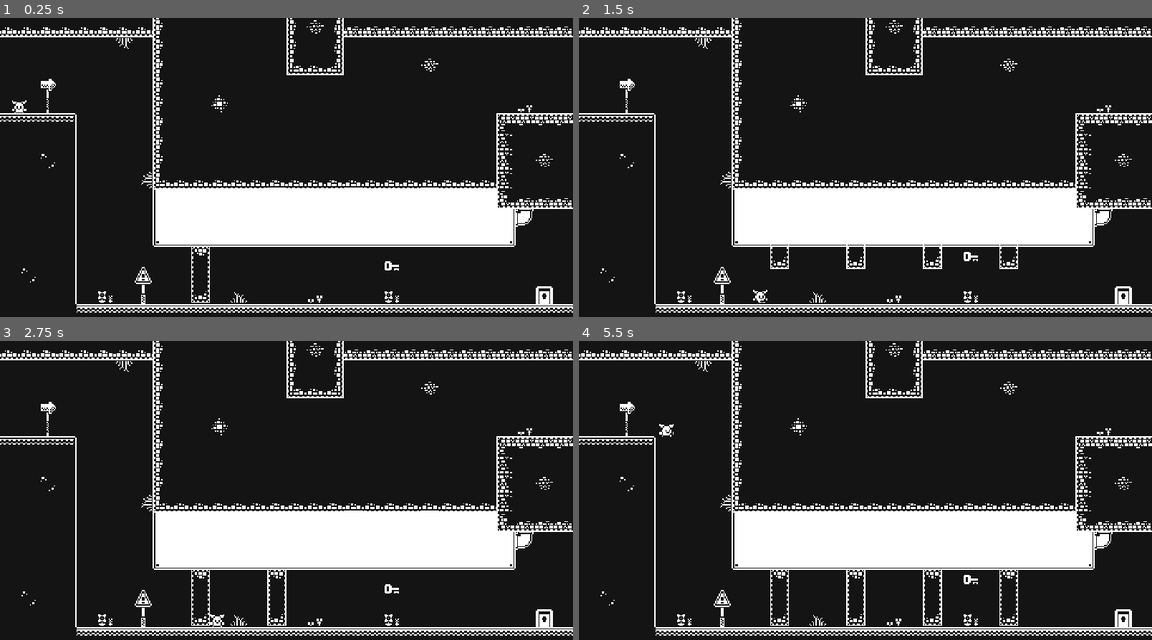
Above: before the commit, frames 1-4 (two rows, left to right).
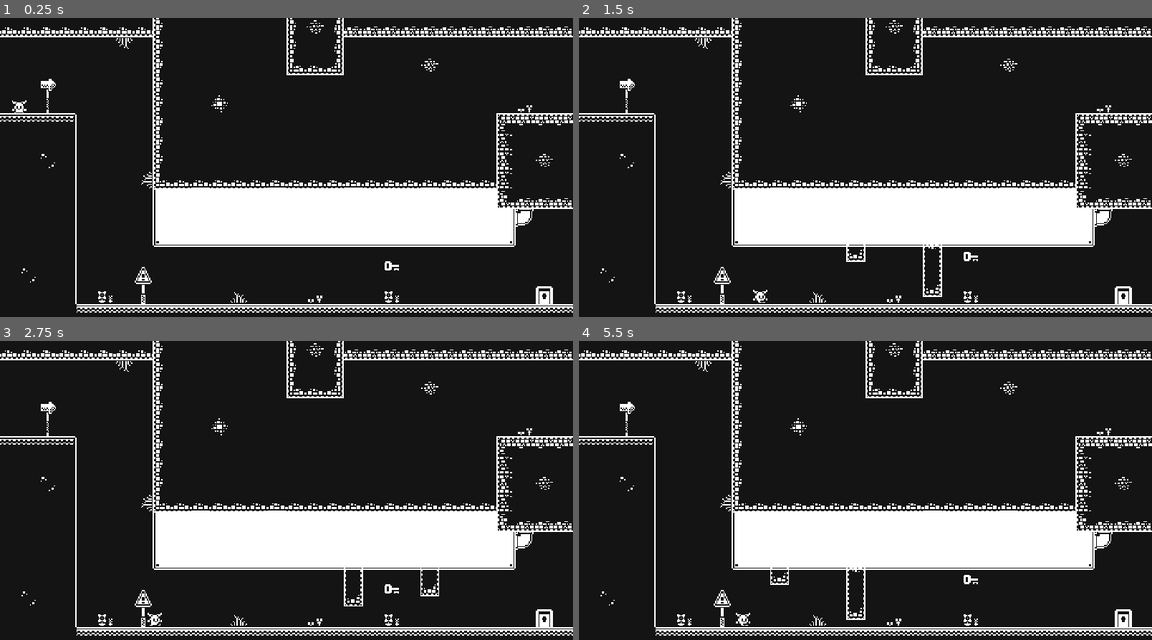
Above: after the commit, the same moments.

Repository: dewald-els/Another-Platformer-in-Godot
Game: Godot game, scene res://scenes/level/levels/006/level_006.tscn
Two runs of this game, one before a commit and one after it. Both use one fixed random seed, a clock stepped at 60 frames per second and the inputs below. This scene is started directly instead of the project's main scene.
Inputs:
- Up to frame 1 (0.25 s): no input
- Up to frame 2 (1.5 s): tap Enter (confirm) at 0.5, 1.35 s; hold Enter (confirm) 0.53-1.28 s; hold D (move_right) from 0.53 s (still down); tap Space (jump) at 0.77 s
- Up to frame 3 (2.75 s): tap Space (jump) at 1.52 s; release D (move_right) at 2.03 s; hold A (move_left) from 2.03 s (still down); hold Enter (confirm) from 2.03 s (still down)
- Up to frame 4 (5.5 s): release A (move_left) at 2.78 s; release Enter (confirm) at 2.78 s; hold D (move_right) 2.78-4.28 s; tap Enter (confirm) at 2.85, 4.35 s; tap Space (jump) at 3.02, 3.77, 4.52 s; hold Enter (confirm) 3.53-4.28 s; hold A (move_left) 4.28-5.03 s; hold D (move_right) from 5.03 s (still down); hold Enter (confirm) from 5.03 s (still down)

The runs differ from the first frame. In frame 1, 0.2% of the frame differs, in the area x 33-37%, y 56-96%; in frame 2, 0.4%; in frame 3, 0.7%; in frame 4, 0.8%, in the area x 14-77%, y 27-96%.

Commit message:
feat :Column groups with patterns

Diff:
--- a/another_platformer_source/another-platformer/scenes/level/levels/006/level_006.tscn
+++ b/another_platformer_source/another-platformer/scenes/level/levels/006/level_006.tscn
@@ -1,8 +1,9 @@
-[gd_scene load_steps=4 format=4 uid="uid://sytw1jeflcnx"]
+[gd_scene load_steps=5 format=4 uid="uid://sytw1jeflcnx"]
 
 [ext_resource type="PackedScene" uid="uid://chms2w2ome023" path="res://scenes/level/base_level.tscn" id="1_ffkom"]
 [ext_resource type="Script" path="res://scenes/level/levels/006/level_006.gd" id="2_ev516"]
 [ext_resource type="PackedScene" uid="uid://c1oie8mhxh2n" path="res://scenes/slamming_column/slamming_column.tscn" id="3_5o7lw"]
+[ext_resource type="PackedScene" uid="uid://bmr48hdgnr116" path="res://scenes/slamming_column/slamming_column_group.tscn" id="3_m34hr"]
 
 [node name="Level_006" instance=ExtResource("1_ffkom")]
 script = ExtResource("2_ev516")
@@ -19,29 +20,19 @@
 [node name="Player" parent="." index="4"]
 position = Vector2(16, 80)
 
-[node name="SlammingColumn" parent="Hazards" index="0" instance=ExtResource("3_5o7lw")]
+[node name="SlammingColumnGroup" parent="Hazards" index="0" instance=ExtResource("3_m34hr")]
+withdraw_duration = 0.4
+withdraw_delay = 0.5
+slam_pattern = "OnSlam"
+
+[node name="SlammingColumn" parent="Hazards/SlammingColumnGroup" index="1" instance=ExtResource("3_5o7lw")]
 position = Vector2(176, 190)
-withdraw_duration = 1.0
-withdraw_delay = 1.25
-slam_speed = 0.275
 
-[node name="SlammingColumn2" parent="Hazards" index="1" instance=ExtResource("3_5o7lw")]
+[node name="SlammingColumn2" parent="Hazards/SlammingColumnGroup" index="2" instance=ExtResource("3_5o7lw")]
 position = Vector2(240, 190)
-start_delay = 0.25
-withdraw_duration = 1.0
-withdraw_delay = 1.0
-slam_speed = 0.275
 
-[node name="SlammingColumn3" parent="Hazards" index="2" instance=ExtResource("3_5o7lw")]
+[node name="SlammingColumn3" parent="Hazards/SlammingColumnGroup" index="3" instance=ExtResource("3_5o7lw")]
 position = Vector2(304, 190)
-start_delay = 0.5
-withdraw_duration = 1.0
-withdraw_delay = 0.75
-slam_speed = 0.275
 
-[node name="SlammingColumn4" parent="Hazards" index="3" instance=ExtResource("3_5o7lw")]
+[node name="SlammingColumn4" parent="Hazards/SlammingColumnGroup" index="4" instance=ExtResource("3_5o7lw")]
 position = Vector2(368, 190)
-start_delay = 0.75
-withdraw_duration = 1.0
-withdraw_delay = 0.5
-slam_speed = 0.275
--- a/another_platformer_source/another-platformer/scenes/slamming_column/slamming_column.gd
+++ b/another_platformer_source/another-platformer/scenes/slamming_column/slamming_column.gd
@@ -1,54 +1,51 @@
 class_name SlammingColumn
 extends StaticBody2D
 
-@onready var delay_timer: Timer = %DelayTimer
-@onready var withdraw_delay_timer: Timer = %WithdrawDelayTimer
+signal withdraw_complete
+signal slam_complete
+
 @onready var damage_area_collision: CollisionShape2D = %DamageAreaCollision
-
 
 const COLUMN_HEIGHT: int = 49 # + 1 Pixel for hiding behind Platforms
 
-@export var start_delay: float = 0.01
-@export var withdraw_duration: float = 4.0
-@export var withdraw_delay: float = 0.01
-@export var slam_speed: float = 0.25
+var is_withdrawing: bool = false
+var withdraw_duration: float = 4.0
+var slam_speed: float = 0.25
+
 @export_enum("UP", "DOWN") var direction = "DOWN"
 
 var start_position: Vector2 = Vector2.ZERO
 
-# Called when the node enters the scene tree for the first time.
 func _ready() -> void:
 	start_position = global_position
 
-	delay_timer.wait_time = start_delay
-	delay_timer.timeout.connect(_handle_delay_timer_timeout)
 
-	withdraw_delay_timer.wait_time = withdraw_delay
-	withdraw_delay_timer.timeout.connect(_handle_withdraw_delay_timeout)
-
-	delay_timer.start()
-
-
-func _handle_delay_timer_timeout() -> void:
-	_slam()
-
-func _handle_withdraw_delay_timeout() -> void:
+func withdraw() -> void:
+	is_withdrawing = true
 	damage_area_collision.disabled = true
 	var tween: Tween = create_tween()
 	tween.tween_property(self, "global_position", start_position, withdraw_duration)\
 		.set_ease(Tween.EASE_OUT)\
 		.set_trans(Tween.TRANS_CUBIC)
 
-	tween.tween_callback(_restart_timer)
+	tween.tween_callback(_handle_withdraw_complete)
 
-func _slam() -> void:
+func slam() -> void:
+	if is_withdrawing:
+		return
+
 	damage_area_collision.disabled = false
 	var tween: Tween = create_tween()
 	tween.tween_property(self, "global_position", global_position + (Vector2.DOWN * COLUMN_HEIGHT), slam_speed)\
 		.set_ease(Tween.EASE_OUT)\
 		.set_trans(Tween.TRANS_CUBIC)
 
-	withdraw_delay_timer.start()
+	tween.tween_callback(_handle_slam_complete)
 
-func _restart_timer() -> void:
-	delay_timer.start()
+
+func _handle_slam_complete() -> void:
+	slam_complete.emit()
+
+func _handle_withdraw_complete() -> void:
+	is_withdrawing = false
+	withdraw_complete.emit()
--- /dev/null
+++ b/another_platformer_source/another-platformer/scenes/slamming_column/slamming_column_group.gd
@@ -0,0 +1,90 @@
+class_name SlammingColumnGroup
+extends Node2D
+
+@onready var start_delay_timer: Timer = %StartDelayTimer
+
+@export var start_delay_time: float = 0.0
+
+@export var withdraw_duration: float = 4.0
+@export var withdraw_delay: float = 0.0
+@export var slam_speed: float = 0.25
+@export_enum("Wait", "OnSlam", "Together") var slam_pattern = "Wait"
+
+var columns: Array[SlammingColumn] = []
+var current_column_index: int = 0
+var total_withdrawn: int = 0
+
+# Called when the node enters the scene tree for the first time.
+func _ready() -> void:
+
+	_find_columns_in_group()
+
+	if start_delay_time == 0.0:
+		start_delay_time = randf_range(0.1, 1.0)
+
+	start_delay_timer.wait_time = start_delay_time
+	start_delay_timer.timeout.connect(_handle_delay_timer_timeout)
+	start_delay_timer.start()
+
+func _find_columns_in_group() -> void:
+	for child in get_children():
+		if "SlammingColumn" in child.name:
+			columns.append(child as SlammingColumn)
+
+	var column_index: int = 0
+	for column in columns:
+		column.withdraw_duration = withdraw_duration
+		column.slam_speed = slam_speed
+		column.slam_complete.connect(func(): _handle_slam_complete(column_index))
+		column.withdraw_complete.connect(func(): _handle_withdraw_complete(column_index))
+		column_index += 1
+
+
+func _handle_withdraw_complete(index: int) -> void:
+	if slam_pattern == "Wait":
+		_slam_next_column()
+
+	total_withdrawn += 1
+
+	if slam_pattern == "Together" and total_withdrawn == columns.size():
+		total_withdrawn = 0
+		_slam_all_columns()
+
+
+func _handle_slam_complete(index: int) -> void:
+
+	columns[index].withdraw()
+
+	if slam_pattern == "OnSlam":
+		_slam_next_column()
+
+
+# Can't get the withdraw delay to work as expected.
+#func _withdraw_column(index: int) -> void:
+	#if withdraw_delay > 0.0:
+		#await get_tree().create_timer(withdraw_delay).timeout
+		#columns[index].withdraw()
+	#else:
+		#columns[index].withdraw()
+
+func _slam_next_column() -> void:
+	var column = columns[current_column_index]
+	if not column.is_withdrawing:
+		column.slam()
+		current_column_index += 1
+
+		if current_column_index == columns.size():
+			current_column_index = 0
+
+func _slam_all_columns() -> void:
+	for column in columns:
+		column.slam()
+
+func _handle_delay_timer_timeout() -> void:
+	if columns.size() <= 0:
+		return
+
+	if slam_pattern == "Together":
+		_slam_all_columns()
+	else:
+		_slam_next_column()
--- /dev/null
+++ b/another_platformer_source/another-platformer/scenes/slamming_column/slamming_column_group.tscn
@@ -0,0 +1,10 @@
+[gd_scene load_steps=2 format=3 uid="uid://bmr48hdgnr116"]
+
+[ext_resource type="Script" path="res://scenes/slamming_column/slamming_column_group.gd" id="1_58yc3"]
+
+[node name="SlammingColumnGroup" type="Node2D"]
+script = ExtResource("1_58yc3")
+
+[node name="StartDelayTimer" type="Timer" parent="."]
+unique_name_in_owner = true
+one_shot = true
